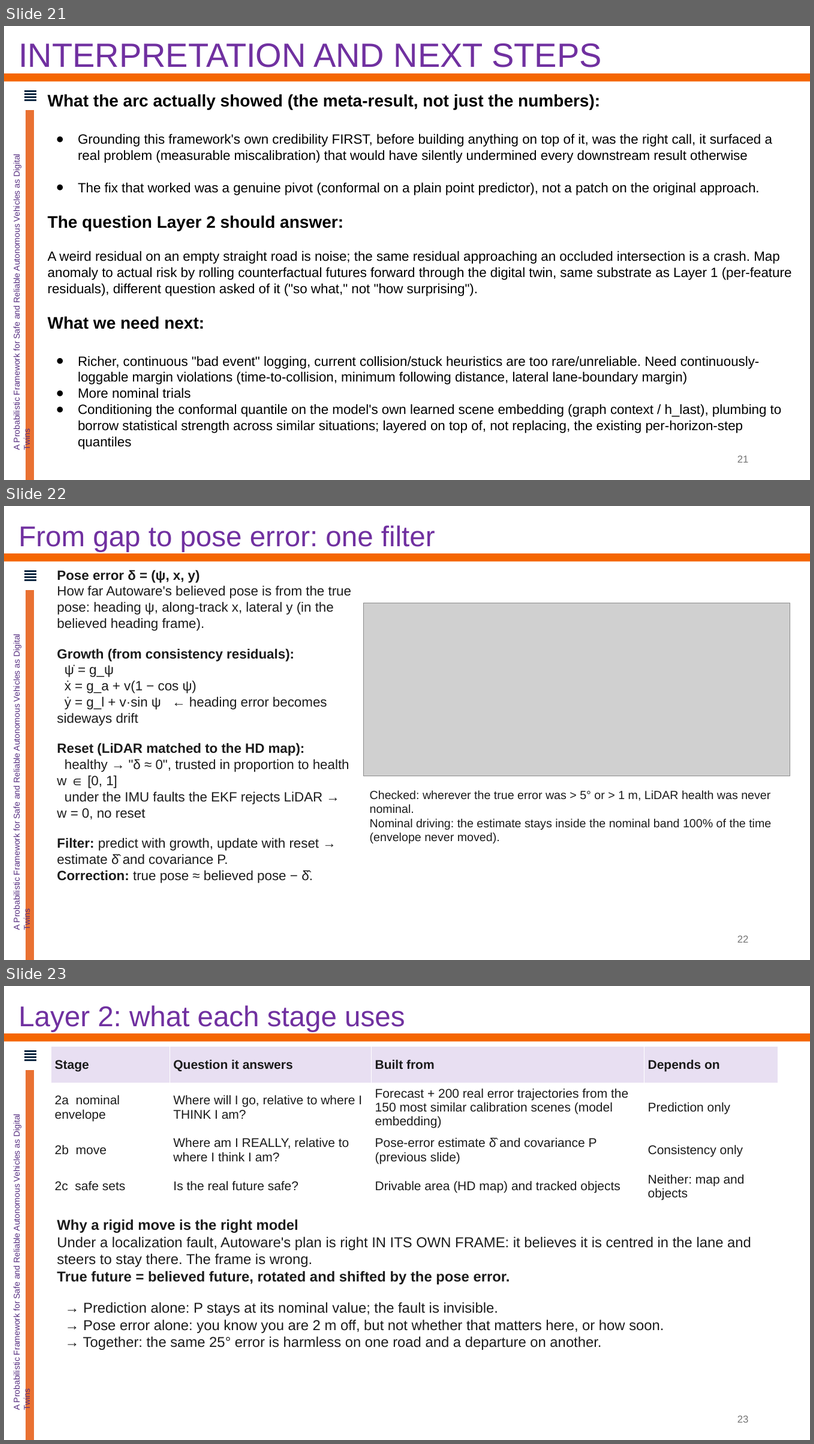
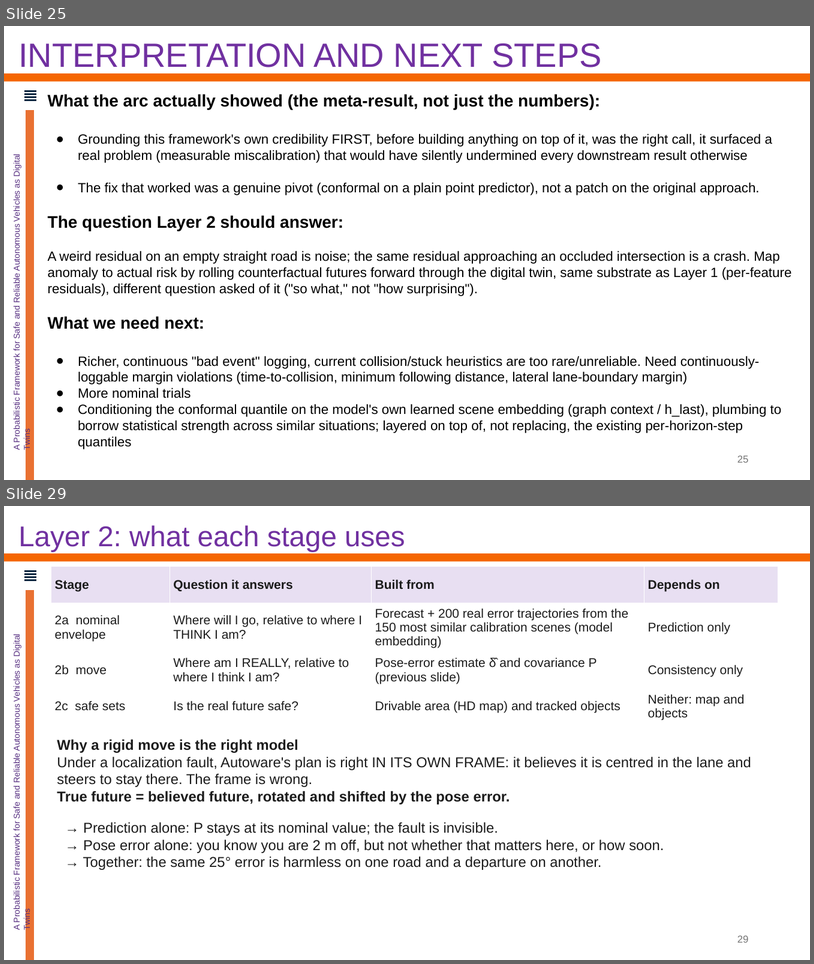
Before and after one commit to Kalpit-Vadnerkar/Risk-Aware-Control, a slide deck: presentation/2026-10-19_advisor_update.pptx. Shown one above the other, each under a label of ours: slides 21, 22 and 23 before the commit, slides 25 and 29 after it; the slides between them are not shown. The pictures are 814x1444 and 814x964 pixels, drawn with LibreOffice and Linux fonts; fonts in the diff are those of the drawing; grey boxes stand for pictures; background and template pictures are left out. Boxes give left, top, right and bottom in pixels: in the first picture for what was removed or moved away, otherwise in the second. Text is boxed around its words. In the diff, an @@ line names an element or a change of style, - is before the commit and + after.

```diff
--- a/presentation/2026-10-19_advisor_update.pptx
+++ b/presentation/2026-10-19_advisor_update.pptx
@@ slide 22 removed at (x1=4, y1=506, x2=810, y2=960), background #FFFFFF; not listed: 7 template elements that a slide beside it also shows @@
@@ text removed at (x1=18, y1=525, x2=435, y2=552) @@
-From gap to pose error: one filter
@@ text removed at (x1=57, y1=570, x2=351, y2=883) @@
-Pose error δ = (ψ, x, y)
-How far Autoware's believed pose is from the true pose: heading ψ, along-track x, lateral y (in the believed heading frame).
-Growth (from consistency residuals):
-ψ̇ = g_ψ
-ẋ = g_a + v(1 − cos ψ)
-ẏ = g_l + v·sin ψ ← heading error becomes sideways drift
-Reset (LiDAR matched to the HD map):
-healthy → "δ ≈ 0", trusted in proportion to health w ∈ [0, 1]
-under the IMU faults the EKF rejects LiDAR → w = 0, no reset
-Filter: predict with growth, update with reset → estimate δ̂ and covariance P.
-Correction: true pose ≈ believed pose − δ̂.
@@ picture removed at (x1=364, y1=603, x2=791, y2=776) @@
@@ text removed at (x1=370, y1=790, x2=771, y2=843) @@
-Checked: wherever the true error was > 5° or > 1 m, LiDAR health was never nominal.
-Nominal driving: the estimate stays inside the nominal band 100% of the time (envelope never moved).
@@ page number removed at (x1=738, y1=935, x2=749, y2=942) @@
-22
@@ what was slide 21 is now slide 25 @@
@@ page number at (x1=738, y1=455, x2=749, y2=462): text changed @@
-21
+25
@@ what was slide 23 is now slide 29 @@
@@ page number at (x1=738, y1=935, x2=749, y2=942): text changed @@
-23
+29
```
Also in this commit, not shown: 1 slide changed, 7 slides added, 8 other files.
